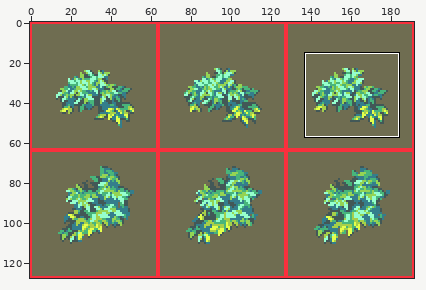
Sprite sheet, stored at images/experimental/rpg/tree-foliage-light.png. Above: a wide view before the commit, with the close-up outlined.
Close-up. The starting point:
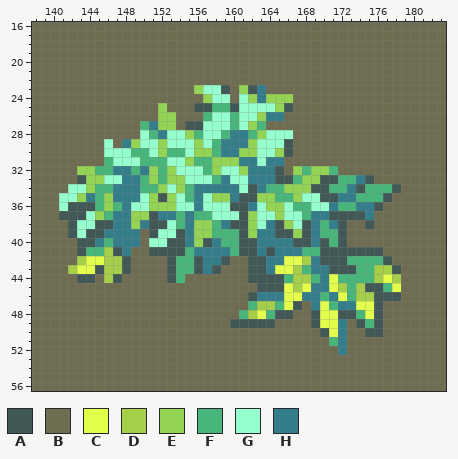
The file is 192x128 pixels. Shown: x 138..183, y 16..56. The commit also changed other parts of the picture, which this record leaves out.
Palette (. is transparent): A #425857  B #6f6d51  C #e4ff4b  D #a6cf49  E #94d454  F #48b57b  G #95ffcd  H #347e8c
Pixels before, first column x 138:
16 BBBBBBBBBBBBBBBBBBBBBBBBBBBBBBBBBBBBBBBBBBBBBB
17 BBBBBBBBBBBBBBBBBBBBBBBBBBBBBBBBBBBBBBBBBBBBBB
18 BBBBBBBBBBBBBBBBBBBBBBBBBBBBBBBBBBBBBBBBBBBBBB
19 BBBBBBBBBBBBBBBBBBBBBBBBBBBBBBBBBBBBBBBBBBBBBB
20 BBBBBBBBBBBBBBBBBBBBBBBBBBBBBBBBBBBBBBBBBBBBBB
21 BBBBBBBBBBBBBBBBBBBBBBBBBBBBBBBBBBBBBBBBBBBBBB
22 BBBBBBBBBBBBBBBBBBBBBBBBBBBBBBBBBBBBBBBBBBBBBB
23 BBBBBBBBBBBBBBBBBBEGGABEAHBBBBBBBBBBBBBBBBBBBB
24 BBBBBBBBBBBBBBBBBBBEGGBGEHEEEBBBBBBBBBBBBBBBBB
25 BBBBBBBBBBBBBBEBBBAAFFAGGGGEABBBBBBBBBBBBBBBBB
26 BBBBBBBBBBBBBBEEBBBFGGFGGEHHBBBBBBBBBBBBBBBBBB
27 BBBBBBBBBBBBFHEEBAAGGGFGEFBBBBBBBBBBBBBBBBBBBB
28 BBBBBBBBBBBBGFHGGEFGGFHHFEGGGBBBBBBBBBBBBBBBBB
29 BBBBBBBBGBHEGGEGGGEGFHHHEGGGABBBBBBBBBBBBBBBBB
30 BBBBBBBBGGGFFGEFFGEEFHHEEGGEABBBBBBBBBBBBBBBBB
31 BBBBBBBBFGGGFFFGGEFFEEEHHGHHBBBBBBBBBBBBBBBBBB
32 BBBBBEEFFHHFHEFEGGGFEGGEHHHABEFEEFBBBBBBBBBBBB
33 BBBBBAEEGGHHFEFEEGGGFHGGHHHAAFEEAAFFHABBBBBBBB
34 BBBBGGEFFHHHFFEGEFHHHHHGAHFFEEEAAFFHAFFFABBBBB
35 BBBGGEHFEHHHGEAEGFHGEEHAAEEFFEGGAAHHFFFABBBBBB
36 BBBGAAAFEFHGGEEEGGHGGGAAHGEEGFFGGHFFHHABBBBBBB
37 BBBAAAGEFHHEEAHHFHFFGGGAEGGEGGFHHAAAAHBBBBBBBB
38 BBBBAGGAAHHEHAAGFHEEFHAAEGHAEGAHFHABBABBBBBBBB
39 BBBBAGAAHHHHBAGGAHEEFFFAEHHAAEAHFFABBBBBBBBBBB
40 BBBBBAAHFHHHBGGAAHEAHFFAAHHHHAAHAFABBBBBBBBBBB
41 BBBBBAFFDAHBBAAAAFHHHHFAAHAHHHFFAAAAAAABBBBBBB
42 BBBBBDCCDDABBBBAFFAHHABBAAHHCCDHAAAFFFFABBBBBB
43 BBBBDCCADDABBBBAFFAHABBBAAHCCDFHHAAAFFDDABBBBB
44 BBBBBAABDABBBBBAFBBBBBBBAAAAFDDFHCFFFFDCDBBBBB
45 BBBBBBBBBBBBBBBBBBBBBBBBBAAACDCHHCDFDAAFCBBBBB
46 BBBBBBBBBBBBBBBBBBBBBBBBAHHHCCHHFHCFDDAAABBBBB
47 BBBBBBBBBBBBBBBBBBBBBBBBFDDFCABHCFHHCCABBBBBBB
48 BBBBBBBBBBBBBBBBBBBBBBBFDCFAABBACCAAFCABBBBBBB
49 BBBBBBBBBBBBBBBBBBBBBBAAAAABBBBACCHBAFABBBBBBB
50 BBBBBBBBBBBBBBBBBBBBBBBBBBBBBBBBACHBBAABBBBBBB
51 BBBBBBBBBBBBBBBBBBBBBBBBBBBBBBBBBFHBBBBBBBBBBB
52 BBBBBBBBBBBBBBBBBBBBBBBBBBBBBBBBBBHBBBBBBBBBBB
53 BBBBBBBBBBBBBBBBBBBBBBBBBBBBBBBBBBBBBBBBBBBBBB
54 BBBBBBBBBBBBBBBBBBBBBBBBBBBBBBBBBBBBBBBBBBBBBB
55 BBBBBBBBBBBBBBBBBBBBBBBBBBBBBBBBBBBBBBBBBBBBBB
56 BBBBBBBBBBBBBBBBBBBBBBBBBBBBBBBBBBBBBBBBBBBBBB
Once edited:
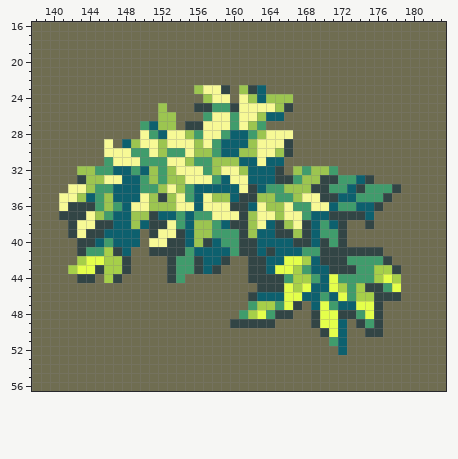
The edit:
{"colour":"A","old":"#425857","new":"#324545"}
{"colour":"E","old":"#94d454","new":"#9cc550"}
{"colour":"F","old":"#48b57b","new":"#409c6c"}
{"colour":"G","old":"#95ffcd","new":"#f7f996"}
{"colour":"H","old":"#347e8c","new":"#0d606e"}
{"label":"changed","picture_box":[59,85,401,355]}
